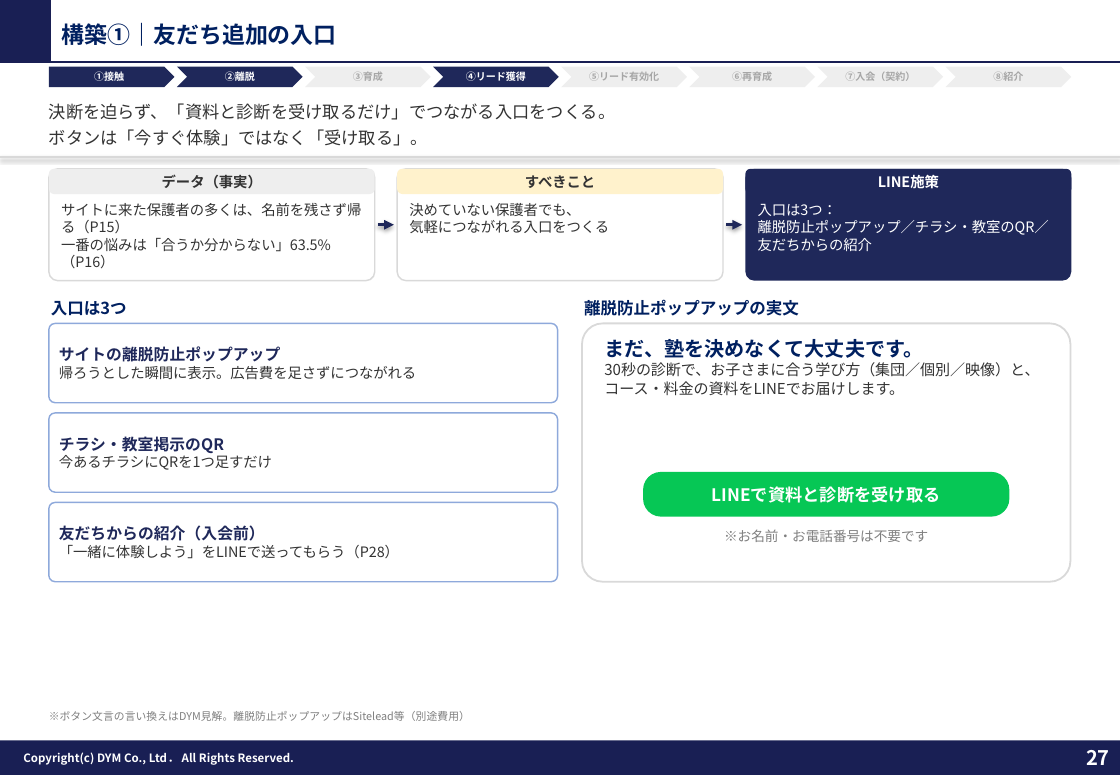
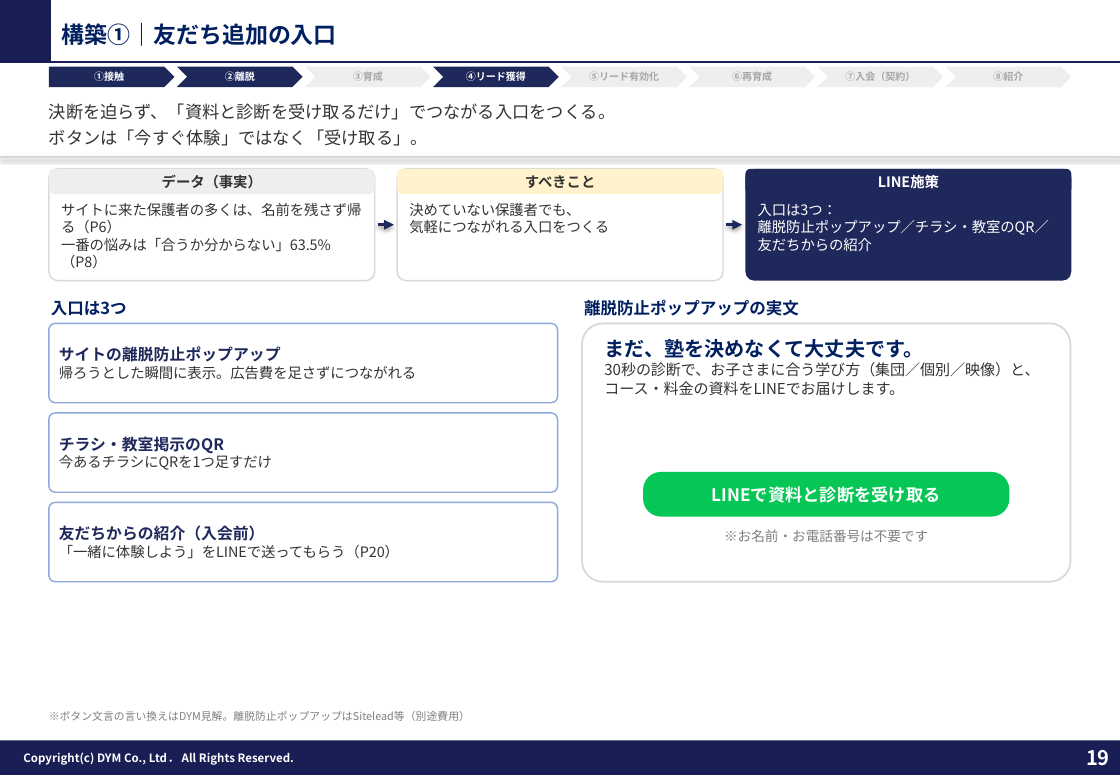
Before and after one commit to tonomura-r-dev/folder, a slide deck: slide 19 of 教育（塾）業界_LINEOA施策提案ver3.pptx (slide 27 before the commit). Drawn at 1120x775 pixels with LibreOffice and Linux fonts; fonts in the diff are those of the drawing; background and template pictures are left out. Boxes give left, top, right and bottom in pixels: in the first picture for what was removed or moved away, otherwise in the second. Text is boxed around its words. In the diff, an @@ line names an element or a change of style, - is before the commit and + after.

```diff
--- a/教育（塾）業界_LINEOA施策提案ver3.pptx
+++ b/教育（塾）業界_LINEOA施策提案ver3.pptx
@@ text at [61,203,361,268]: text changed @@
-サイトに来た保護者の多くは、名前を残さず帰る（P15）
-一番の悩みは「合うか分からない」63.5%（P16）
+サイトに来た保護者の多くは、名前を残さず帰る（P6）
+一番の悩みは「合うか分からない」63.5%（P8）
@@ text in rounded rectangle at [59,545,399,559]: text changed @@
-「一緒に体験しよう」をLINEで送ってもらう（P28）
+「一緒に体験しよう」をLINEで送ってもらう（P20）
@@ page number at [1086,750,1110,766]: text changed @@
-27
+19
```
Also in this commit, not shown: 7 other slides changed, 9 slides removed, 3 other files.
